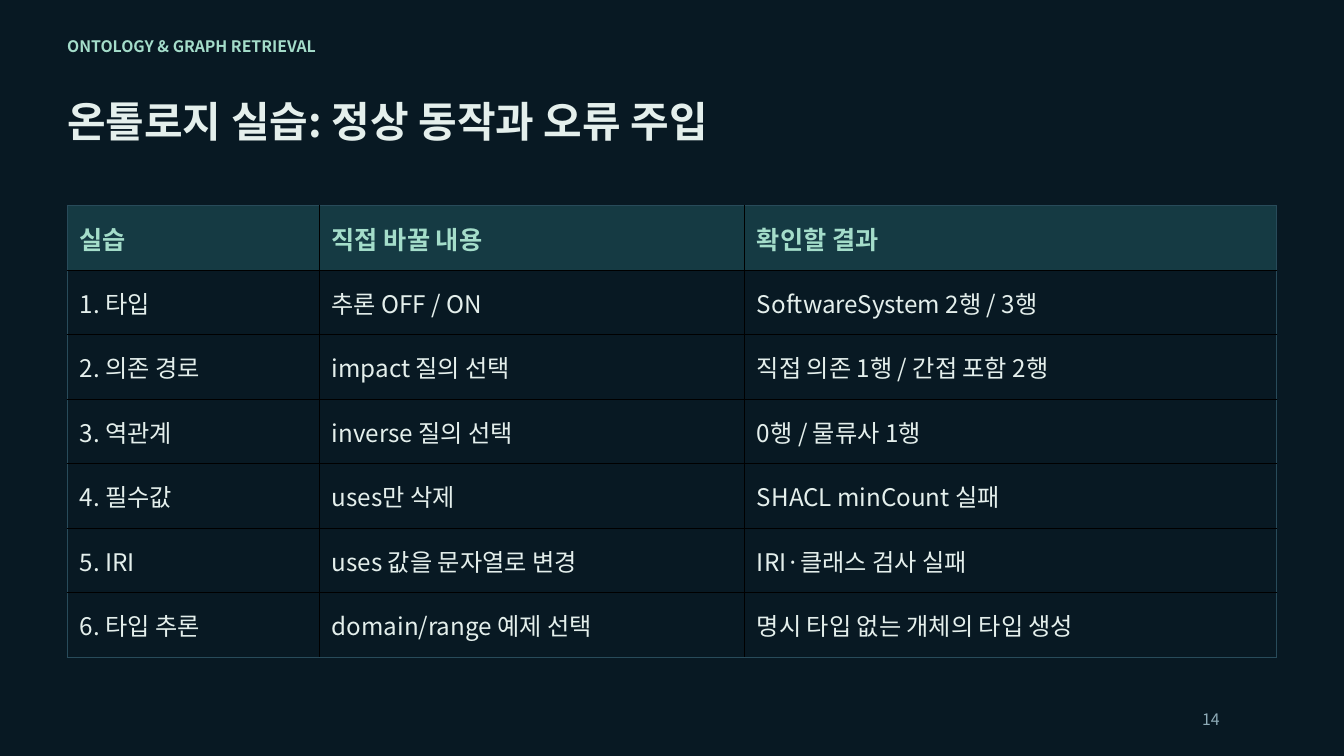
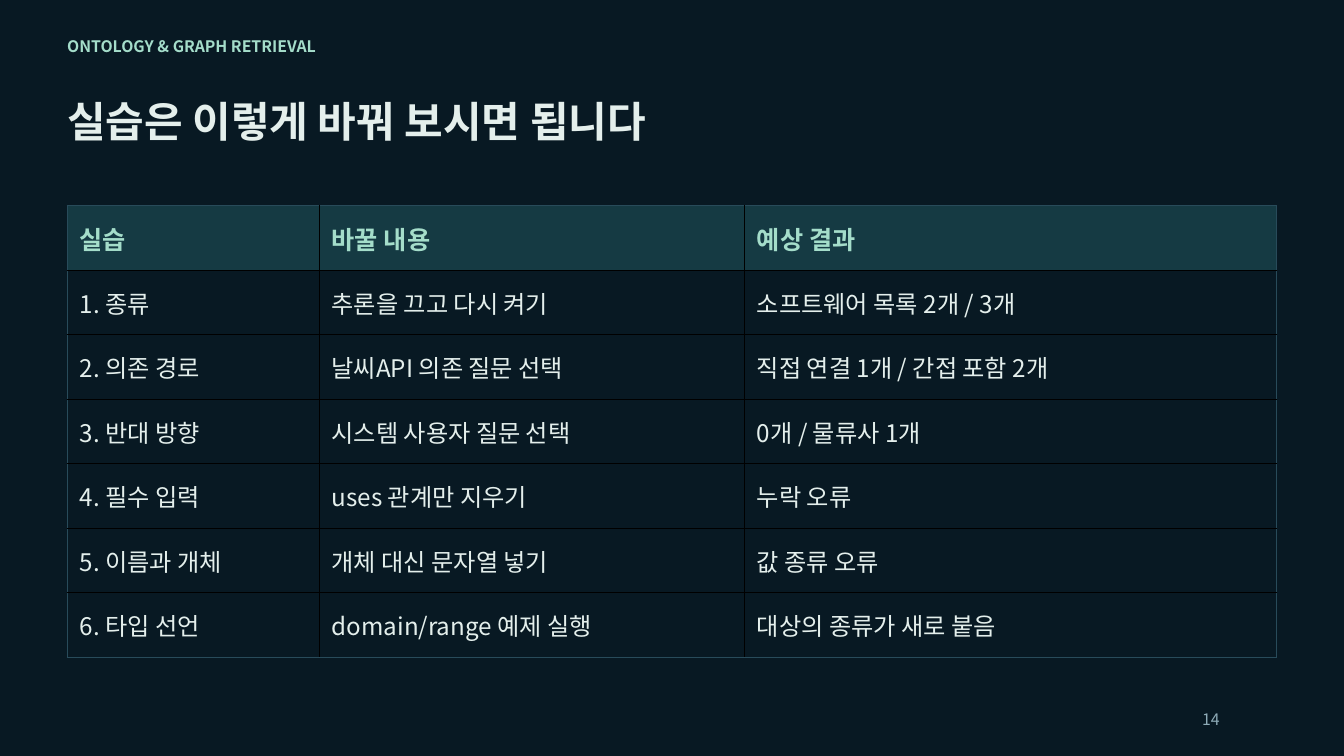
Before and after one commit to euiyulsong/graphrag-atlas, a slide deck: slide 14 of slides/GraphRAG_Atlas_Tech_Seminar.pptx. Drawn at 1344x756 pixels with LibreOffice and Linux fonts; fonts in the diff are those of the drawing. Boxes give left, top, right and bottom in pixels: in the first picture for what was removed or moved away, otherwise in the second. Text is boxed around its words. In the diff, an @@ line names an element or a change of style, - is before the commit and + after.

```diff
--- a/slides/GraphRAG_Atlas_Tech_Seminar.pptx
+++ b/slides/GraphRAG_Atlas_Tech_Seminar.pptx
@@ text at bbox=[67, 101, 646, 141]: text changed @@
-온톨로지 실습: 정상 동작과 오류 주입
+실습은 이렇게 바꿔 보시면 됩니다
@@ table at bbox=[68, 206, 1277, 657] @@
-row 1, column 2: 직접 바꿀 내용
+row 1, column 2: 바꿀 내용
-row 1, column 3: 확인할 결과
+row 1, column 3: 예상 결과
-row 2: 1. 타입 | 추론 OFF / ON | SoftwareSystem 2행 / 3행
+row 2: 1. 종류 | 추론을 끄고 다시 켜기 | 소프트웨어 목록 2개 / 3개
-row 3, column 2: impact 질의 선택
+row 3, column 2: 날씨API 의존 질문 선택
-row 3, column 3: 직접 의존 1행 / 간접 포함 2행
+row 3, column 3: 직접 연결 1개 / 간접 포함 2개
-row 4: 3. 역관계 | inverse 질의 선택 | 0행 / 물류사 1행
+row 4: 3. 반대 방향 | 시스템 사용자 질문 선택 | 0개 / 물류사 1개
-row 5: 4. 필수값 | uses만 삭제 | SHACL minCount 실패
+row 5: 4. 필수 입력 | uses 관계만 지우기 | 누락 오류
-row 6: 5. IRI | uses 값을 문자열로 변경 | IRI·클래스 검사 실패
+row 6: 5. 이름과 개체 | 개체 대신 문자열 넣기 | 값 종류 오류
-row 7: 6. 타입 추론 | domain/range 예제 선택 | 명시 타입 없는 개체의 타입 생성
+row 7: 6. 타입 선언 | domain/range 예제 실행 | 대상의 종류가 새로 붙음
```
Also in this commit, not shown: 40 other slides changed, 19 slides added, 19 slides removed, 5 other files.
